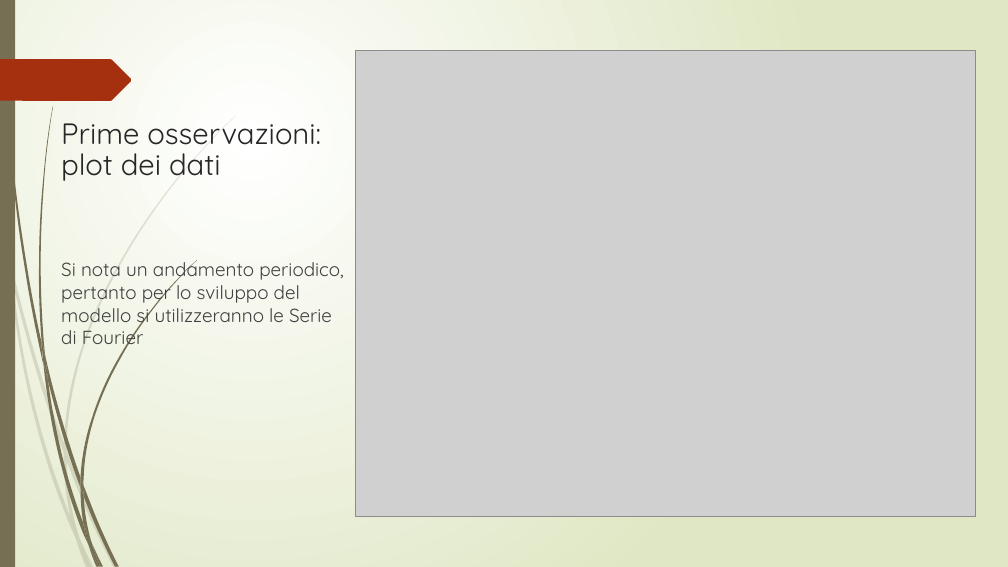
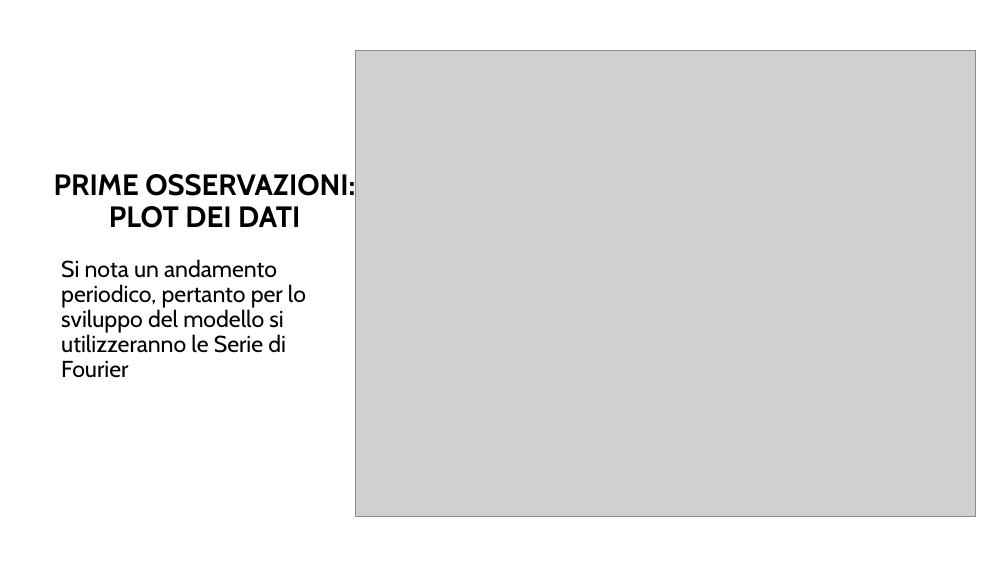
Before and after one commit to r1cky0/Italian-energy-consumption-prediction, a slide deck: slide 2 of presentazione_imad.pptx. Drawn at 1008x567 pixels with LibreOffice and Linux fonts; fonts in the diff are those of the drawing; grey boxes stand for pictures; background and template pictures are left out. Boxes give left, top, right and bottom in pixels: in the first picture for what was removed or moved away, otherwise in the second. Text is boxed around its words. In the diff, an @@ line names an element or a change of style, - is before the commit and + after.

```diff
--- a/presentazione_imad.pptx
+++ b/presentazione_imad.pptx
@@ background gradient #FFFFFF to #DFE8C4 to #FFFFFF @@
@@ rectangle removed at <box>0,0,15,567</box> @@
@@ freeform shape removed at <box>0,59,132,101</box> @@
@@ title "PRIME OSSERVAZIONI: PLOT DEI DATI" at <box>54,174,355,228</box>: vertical alignment top to middle @@
@@ title at <box>54,174,355,228</box>: text changed; font Quicksand to Cabin; text colour #262626 to #000000; bold on @@
-Prime osservazioni:
-plot dei dati
+PRIME OSSERVAZIONI:
+PLOT DEI DATI
@@ text "Si nota un andamento periodico, ..." at <box>61,259,306,378</box>: size 18 to 22 pt, font Quicksand to Cabin, text colour #404040 to #000000; line spacing 1 to 0.9 @@
@@ group removed at <box>0,116,236,567</box>: 10 freeform shapes @@
@@ group removed at <box>2,0,197,567</box>: 12 freeform shapes @@
```
Also in this commit, not shown: 18 other slides changed.
